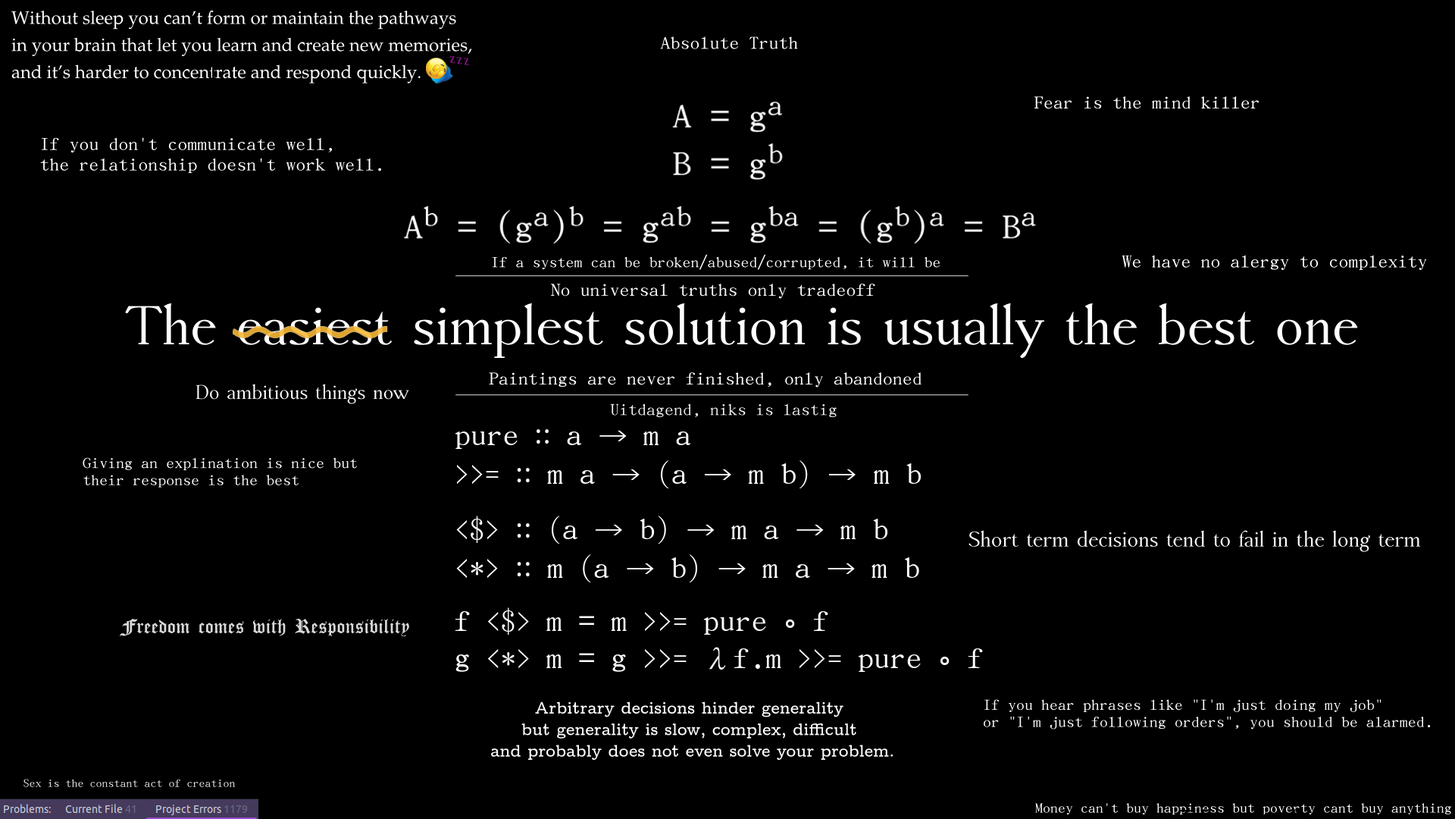
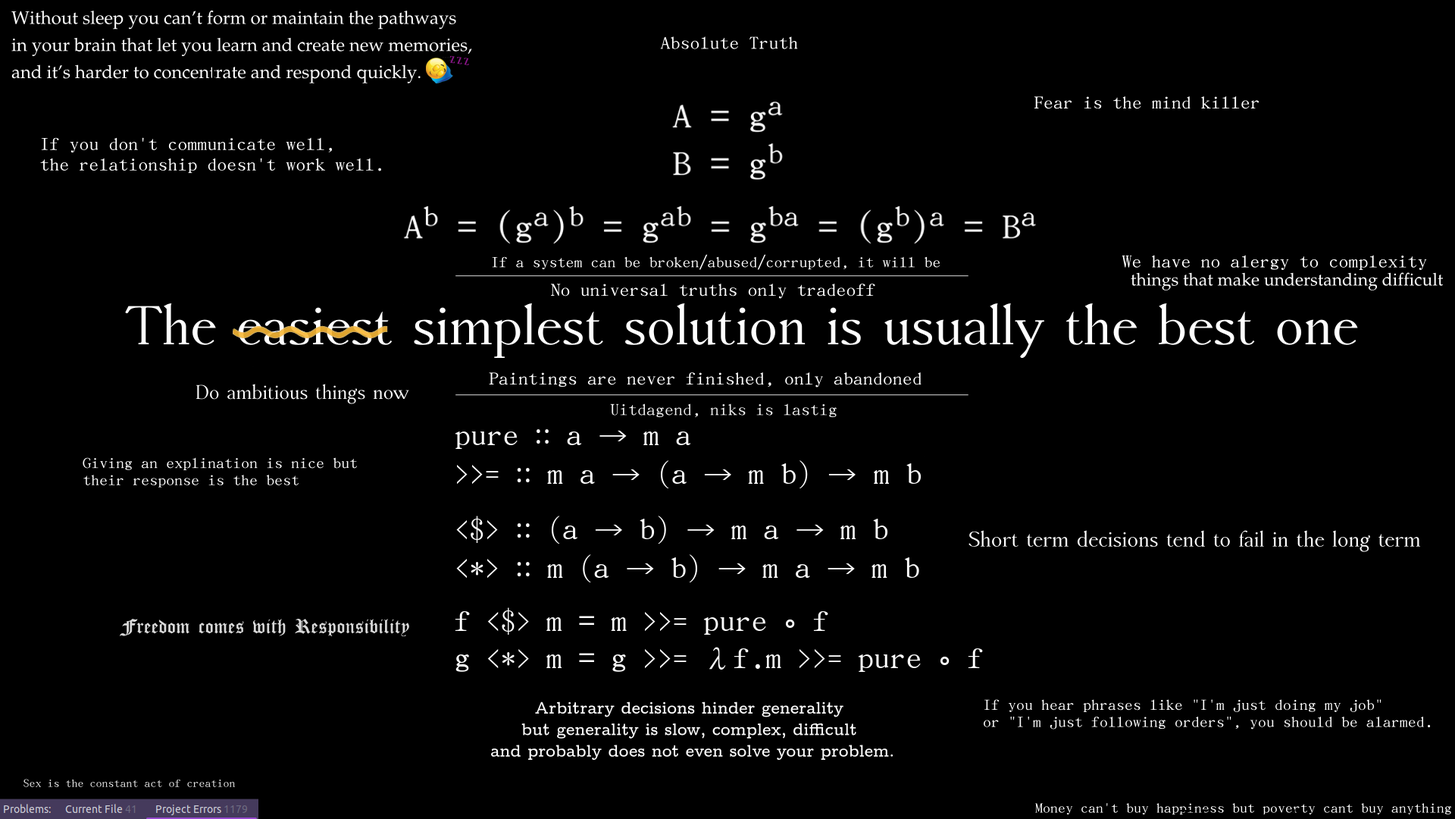
The second 1455x819 image is a revision of the first. Changes to its layers:
painted on "Tekenlaag 3 (geplakt)" over left=1130, top=272, right=1444, bottom=291
painted on "sleep + arbitrary hinders" over left=1130, top=272, right=1444, bottom=291
painted on "background" over left=1130, top=272, right=1444, bottom=291
